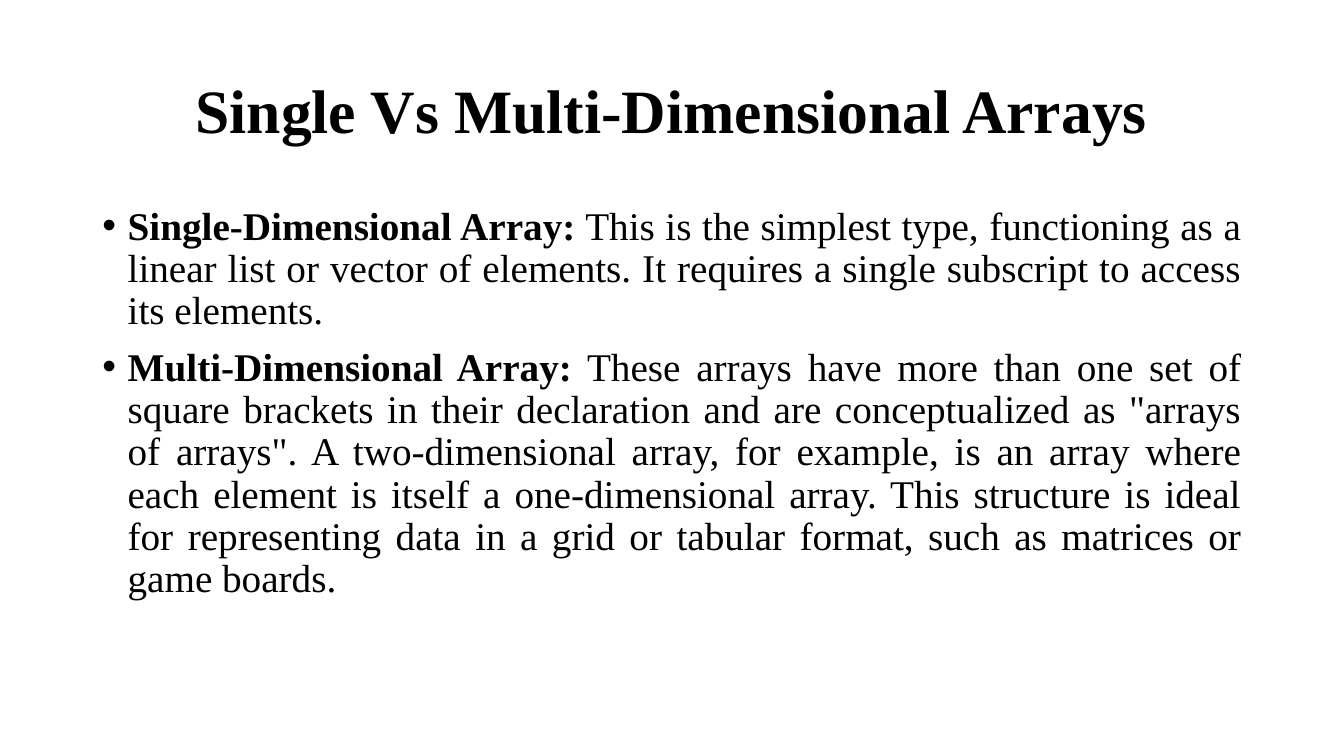
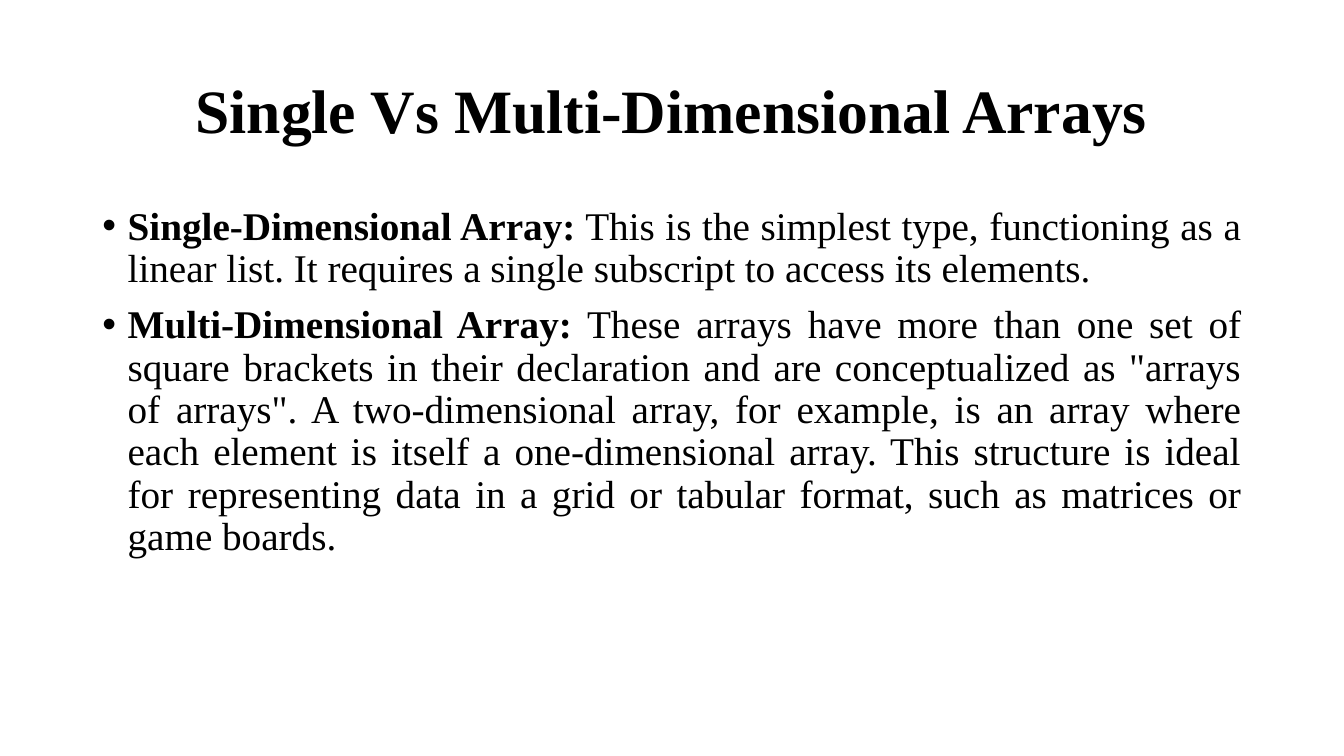
Before and after one commit to Anugrahashaju/S3_Programming_In_C, a slide deck: slide 4 of THEORY/MODULE_2/MODULE2.pptx. Drawn at 1344x756 pixels with LibreOffice and Linux fonts; fonts in the diff are those of the drawing. Boxes give left, top, right and bottom in pixels: in the first picture for what was removed or moved away, otherwise in the second. Text is boxed around its words. In the diff, an @@ line names an element or a change of style, - is before the commit and + after.

```diff
--- a/THEORY/MODULE_2/MODULE2.pptx
+++ b/THEORY/MODULE_2/MODULE2.pptx
@@ text at [128,212,1241,290]: text changed @@
-• Single-Dimensional Array: This is the simplest type, functioning as a linear list or vector of elements. It requires a single subscript to access its elements.
+• Single-Dimensional Array: This is the simplest type, functioning as a linear list. It requires a single subscript to access its elements.
```
Also in this commit, not shown: 2 other slides changed, 2 slides removed, 6 other files.
